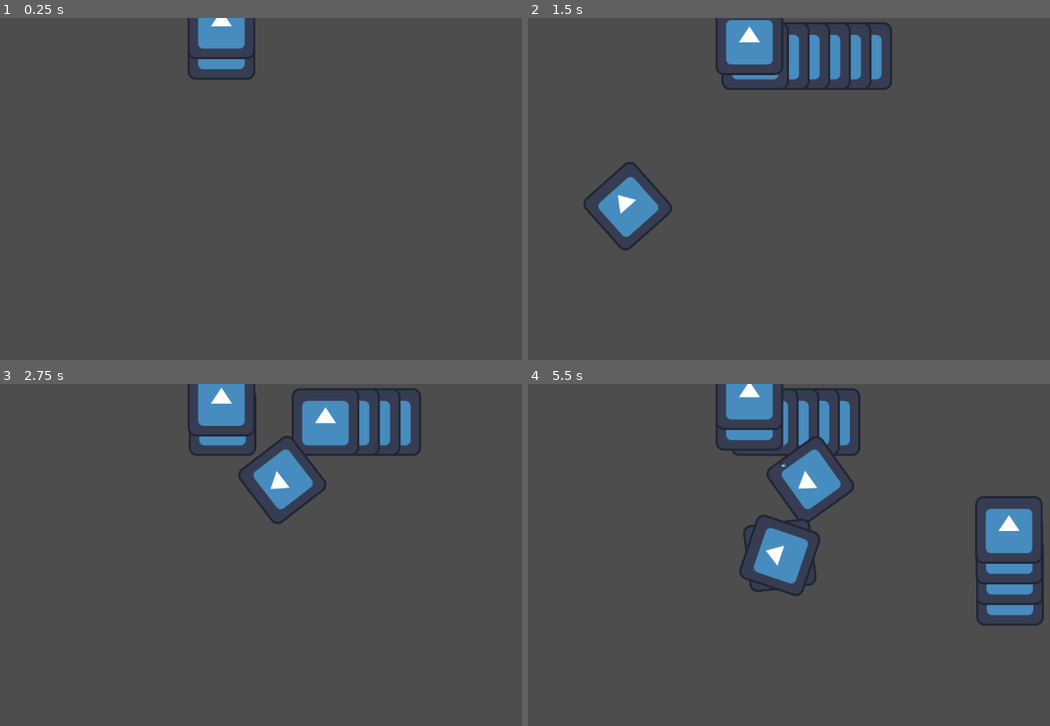
Above: before the commit, frames 1-4 (two rows, left to right).
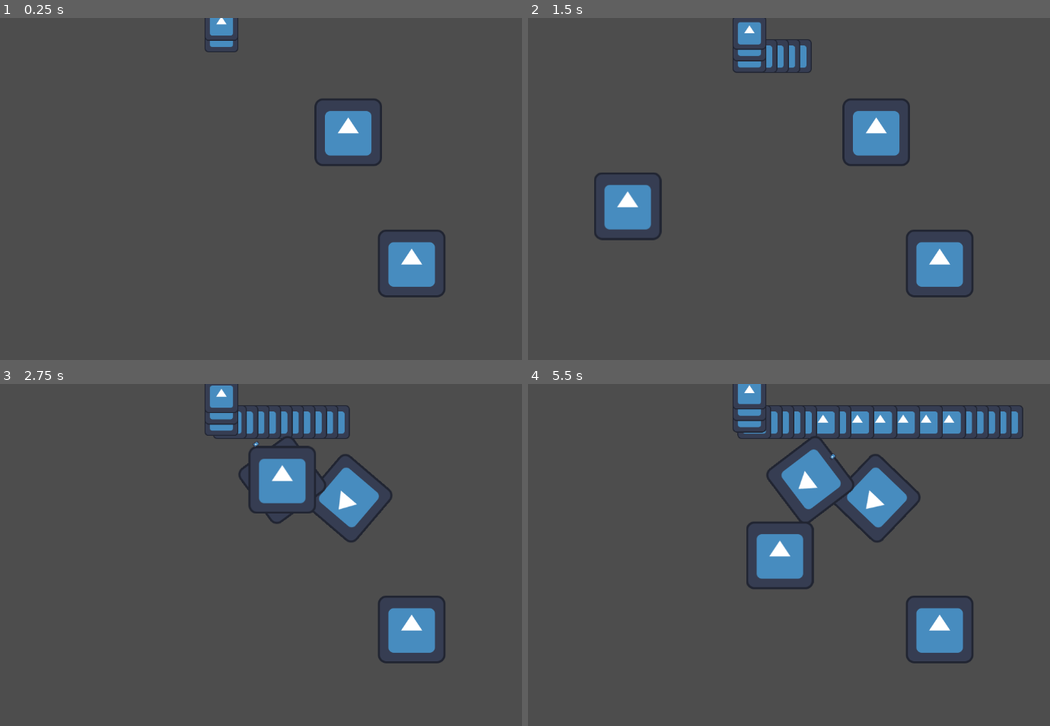
Above: after the commit, the same moments.

Repository: wickidie/SpinTD
Game: Godot game, scene res://cricle_map.tscn
The game is run twice, just before and just after one commit, with the same random seed, the same clock (stepped at 60 frames per second) and the same inputs. The engine's default icon, where the game draws it, is replaced by a stand-in: a white triangle on a blue panel in a dark square.
Inputs (mouse positions are in pixels of both pictures, inside the frame that each line leads up to):
- Up to frame 1 (0.25 s): no input
- Up to frame 2 (1.5 s): tap Enter at 0.5 s; move the mouse to (882, 171) at 0.52 s; hold 1 (1) 0.53-1.28 s; move the mouse to (627, 206) at 1.27 s; tap 1 (1) at 1.35 s
- Up to frame 3 (2.75 s): move the mouse to (281, 479) at 2.02 s; press the mouse at (281, 479) at 2.03 s; tap 1 (1) at 2.3 s
- Up to frame 4 (5.5 s): move the mouse to (721, 623) at 2.77 s; release the mouse at (721, 623) at 2.78 s; right-click (721, 623) at 2.85 s; tap 1 (1) at 3.05, 4.35, 5.3 s; move the mouse to (929, 606) at 3.52 s; hold 1 (1) 3.53-4.28 s; move the mouse to (564, 503) at 4.27 s; move the mouse to (778, 555) at 5.02 s; press the mouse at (778, 555) at 5.03 s

The runs differ from the first frame. In frame 1, 4.1% of the frame differs, in the area x 36-86%, y 0-82%; in frame 2, 7.4%; in frame 3, 8.3%; in frame 4, 11%, in the area x 36-99%, y 0-82%.

Commit message:
bullet now only hit 1 enemy

Diff:
--- a/cricle_map.tscn
+++ b/cricle_map.tscn
@@ -1,7 +1,8 @@
-[gd_scene load_steps=4 format=3 uid="uid://ghrc36g4j2by"]
+[gd_scene load_steps=5 format=3 uid="uid://ghrc36g4j2by"]
 
 [ext_resource type="Script" path="res://cricle_map.gd" id="1_wa886"]
 [ext_resource type="PackedScene" uid="uid://dnoc8l6gk82ee" path="res://player/player.tscn" id="2_g4qoe"]
+[ext_resource type="PackedScene" uid="uid://gah0tyr0hid2" path="res://tower/test_tower.tscn" id="3_wdhi4"]
 
 [sub_resource type="Curve2D" id="Curve2D_yqjoy"]
 _data = {
@@ -17,3 +18,9 @@
 [node name="MapPath" type="Path2D" parent="."]
 position = Vector2(616, 288)
 curve = SubResource("Curve2D_yqjoy")
+
+[node name="TestTower" parent="." instance=ExtResource("3_wdhi4")]
+position = Vector2(816, 216)
+
+[node name="TestTower2" parent="." instance=ExtResource("3_wdhi4")]
+position = Vector2(936, 464)
--- a/enemy/test_enemy.gd
+++ b/enemy/test_enemy.gd
@@ -1,6 +1,6 @@
 extends PathFollow2D
 
-@export var speed: float = 3
+@export var speed: float = 100
 
 func _ready():
 	loop = false
@@ -9,11 +9,11 @@
 	pass # Replace with function body.
 
 func _process(delta):
-	move_unit()
+	move_unit(delta)
 	pass
 
-func move_unit():
-	progress += speed
+func move_unit(delta):
+	progress += speed * delta
 	#static_body_2d.position = global_position
 	if (progress_ratio == 1):
 		#print(self, " Finish")
--- a/enemy/test_enemy.tscn
+++ b/enemy/test_enemy.tscn
@@ -4,17 +4,18 @@
 [ext_resource type="Script" path="res://enemy/test_enemy.gd" id="1_yai5s"]
 
 [sub_resource type="RectangleShape2D" id="RectangleShape2D_ck67w"]
-size = Vector2(128, 128)
+size = Vector2(64, 64)
 
 [node name="TestEnemy" type="PathFollow2D"]
 script = ExtResource("1_yai5s")
+
+[node name="Sprite2D" type="Sprite2D" parent="."]
+scale = Vector2(0.5, 0.5)
+texture = ExtResource("1_2mglc")
 
 [node name="Hitbox" type="Area2D" parent="." groups=["Enemy"]]
 
 [node name="CollisionShape2D" type="CollisionShape2D" parent="Hitbox"]
 shape = SubResource("RectangleShape2D_ck67w")
 
-[node name="Sprite2D" type="Sprite2D" parent="."]
-texture = ExtResource("1_2mglc")
-
 [connection signal="area_entered" from="Hitbox" to="." method="_on_hitbox_area_entered"]
--- a/tower/test_projectile.gd
+++ b/tower/test_projectile.gd
@@ -1,12 +1,14 @@
 extends CharacterBody2D
 
 @onready var timer: Timer = $Timer
+@onready var hitbox: Area2D = $Area2D
+
 var speed: float = 100
 var target: Vector2
 var enemies: Array
 
 func _ready() -> void:
-	timer.wait_time = 1
+	timer.wait_time = 2
 	timer.start()
 
 func _physics_process(delta: float) -> void:
@@ -19,15 +21,13 @@
 
 func _on_area_2d_area_entered(area: Area2D) -> void:
 	if (area.is_in_group("Enemy")):
-		print("ASDAA")
-		enemies = []
 		queue_free()
-		for enemy in area.get_overlapping_areas():
+		print("Reporter : ", hitbox)
+		print("Found : ", hitbox.get_overlapping_areas())
+		for enemy in hitbox.get_overlapping_areas():
 			if (enemy.is_in_group("Enemy")):
 				enemies.append(enemy)
 		enemies[0].get_parent().destroy()
-		#print(enemies)
-		#print("\n")
 	pass # Replace with function body.
 
 func _on_area_2d_area_exited(area):
@@ -36,11 +36,11 @@
 		for enemy in area.get_overlapping_areas():
 			if (enemy.is_in_group("Enemy")):
 				enemies.erase(enemy)
-				print(enemy, " Exit")
+				#print(enemy, " Exit")
 	pass # Replace with function body.
 
 
 func _on_timer_timeout() -> void:
-	print("\n")
+	#print("\n")
 	queue_free()
 	pass # Replace with function body.
--- a/tower/test_tower.gd
+++ b/tower/test_tower.gd
@@ -24,7 +24,7 @@
 	timer.start()
 
 func _physics_process(delta: float) -> void:
-	set_target()
+	pass
 
 func set_target():
 	if (target_list.size() != 0):
@@ -51,6 +51,7 @@
 
 func _on_timer_timeout() -> void:
 	can_shoot = true
+	set_target()
 	pass # Replace with function body.
 
 func _on_range_area_entered(area: Area2D) -> void:
--- a/tower/test_tower.tscn
+++ b/tower/test_tower.tscn
@@ -16,6 +16,7 @@
 texture = ExtResource("1_t3duc")
 
 [node name="Range" type="Area2D" parent="."]
+monitorable = false
 
 [node name="CollisionShape2D" type="CollisionShape2D" parent="Range"]
 rotation = -0.000330579
@@ -27,10 +28,10 @@
 shape = SubResource("CircleShape2D_jatt3")
 
 [node name="RayCast2D" type="RayCast2D" parent="."]
-target_position = Vector2(128, 0)
+target_position = Vector2(64, 0)
 
 [node name="Marker2D" type="Marker2D" parent="."]
-position = Vector2(128, 0)
+position = Vector2(64, 0)
 
 [node name="Timer" type="Timer" parent="."]
 
